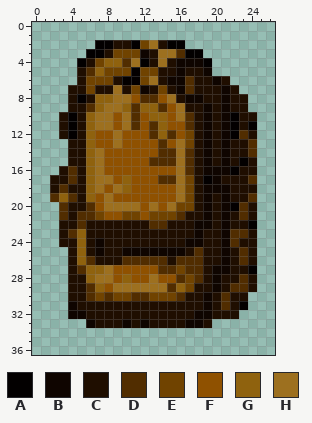
Two states of a pixel-art sprite, Project_8_Solution/Project_8_Solution/Game/Assets/Sprites/Barricada_Vertical.png. The first picture shows the starting point.
The file is 27x37 pixels. Colours within 5 levels of each other are drawn and written as one.
Palette (. is transparent): A #030000  B #0f0500  C #1f0e00  D #512d00  E #704300  F #8f5100  G #8f620e  H #9d701f
And afterwards:
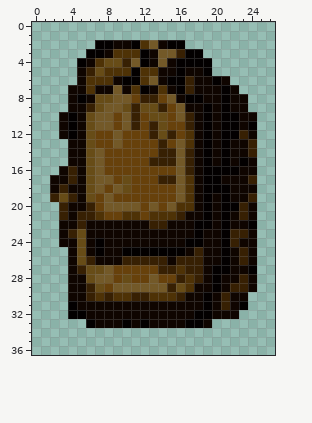
Change:
@@ palette @@
-D #512d00
+D #372003
-E #704300
+E #4e3206
-F #8f5100
+F #67410b
-G #8f620e
+G #674c17
-H #9d701f
+H #735928
@@ x 0..26 @@
  1 ...........................
- 2 .......AACCAEHCAA..........
- 3 ......AACEEEBCHHDAA........
- 4 .....ACEGGDHACHCBBBA.......
- 5 .....CDGEEEAEECCBCCB.......
- 6 .....CEEECAAEHCBBDCCBC.....
- 7 ....CCECCHCEBCECBDCCCBC....
- 8 ....CACGGHHFDDFHCBBCCBCC...
- 9 ....CCDGHHGDGGDFHCCBCBCC...
-10 ...CACGHHFHDFGGFHDCBCBACC..
-11 ...CACGHHFHDFDGFFDCBCBACA..
-12 ...CACGFFHFFFDGDFECBCBADC..
-13 ....CCGFFHFFFFDFHECBCBCCD..
-14 ....CCGHFFFFFFDDHDCBCBCCD..
-15 ....CCGHFFFFFDDDHDCBCBCAC..
-16 ...CDCGHFFFFFFFFHDCBBBACC..
-17 ..CCDCGHHFGFFFDDHECABCCCD..
-18 ..CDCCGHFHGFFFFFHECBBBCCC..
-19 ..DGDCGFHFFFFFFFHECBCBCCD..
-20 ...DCCDFHHHHFHFHEECBCBADC..
-21 ...DCDDEFFEEFEEEDCCBCBCDC..
-22 ...CCDCCCCCCCDDCCCBBCBCCA..
-23 ...CDGCCCCCCCCCCCCBCCBDDC..
-24 ...CCGCBCCCCCCCCCBBCCBDCC..
-25 ....CGCBCCBBBBBBBCDCCBCDC..
-26 ....CGDCCCDDDDDCDDDCCBCDC..
-27 ....CDGGHFFFFFDDEDDCBBCCA..
-28 ....CCGHHFGFFHFFDEDCBCCDC..
-29 ....CCDGFHHHHHHDGECCBCDDC..
-30 ....CCDEDEEDDEEEDCCBCDCC...
-31 ....BCCCCCCCCCCCCCCBCDCA...
-32 ....BBCCCCCCCCCCCCBBCCC....
-33 ......BCCCBCBCCCCBBC.......
+ 2 .......AABBAEHBAA..........
+ 3 ......AABEEEABHHDAA........
+ 4 .....ABEGGDHABHBAAAA.......
+ 5 .....BDGEEEAEEBBABBA.......
+ 6 .....BEEEBAAEHBAADBBAB.....
+ 7 ....BBEBBHBEABEBADBBBAB....
+ 8 ....BABGGHHFDDFHBAABBABB...
+ 9 ....BBDGHHGDGGDFHBBABABB...
+10 ...BABGHHFHDFGGFHDBABAABB..
+11 ...BABGHHFHDFDGFFDBABAABA..
+12 ...BABGFFHFFFDGDFEBABAADB..
+13 ....BBGFFHFFFFDFHEBABABBD..
+14 ....BBGHFFFFFFDDHDBABABBD..
+15 ....BBGHFFFFFDDDHDBABABAB..
+16 ...BDBGHFFFFFFFFHDBAAAABB..
+17 ..BBDBGHHFGFFFDDHEBAABBBD..
+18 ..BDBBGHFHGFFFFFHEBAAABBB..
+19 ..DGDBGFHFFFFFFFHEBABABBD..
+20 ...DBBDFHHHHFHFHEEBABAADB..
+21 ...DBDDEFFEEFEEEDBBABABDB..
+22 ...BBDBBBBBBBDDBBBAABABBA..
+23 ...BDGBBBBBBBBBBBBABBADDB..
+24 ...BBGBABBBBBBBBBAABBADBB..
+25 ....BGBABBAAAAAAABDBBABDB..
+26 ....BGDBBBDDDDDBDDDBBABDB..
+27 ....BDGGHFFFFFDDEDDBAABBA..
+28 ....BBGHHFGFFHFFDEDBABBDB..
+29 ....BBDGFHHHHHHDGEBBABDDB..
+30 ....BBDEDEEDDEEEDBBABDBB...
+31 ....ABBBBBBBBBBBBBBABDBA...
+32 ....AABBBBBBBBBBBBAABBB....
+33 ......ABBBABABBBBAAB.......
 34 ...........................
